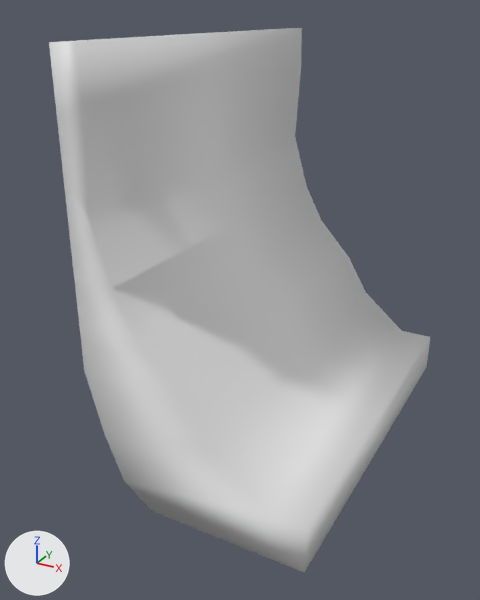
Before and after pictures for a commit that changed the FBX model Assets/Prefabs/Models/Waterfall.fbx.
Before and after are seen from a camera (50 mm lens) standing at (8.26, -15.88, 6.26) and looking at (0.17, -1.16, -1.09). The axes (+X, +Y, +Z) are drawn at lower left. The lights are the same throughout.
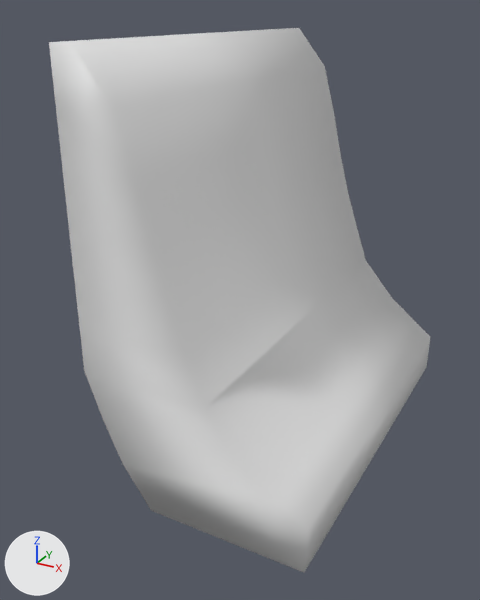
Patch to the scene script:
```diff
--- a/Assets/Prefabs/Models/Waterfall.fbx.py
+++ b/Assets/Prefabs/Models/Waterfall.fbx.py
@@ me_cube @@
 me_cube.from_pydata(...)  # 44 vertices, 42 faces; spans x -1.85..4.11, y -5.34..5.34, z -5.34..5.68
 # used by ob_cube; location = (0.0, 0.0, 0.0)
 # verts and faces of me_cube; kept vertices keep their numbers, new ones are numbered from 44
 # before: 0 (-1.15, 5.34, 5.68) at pixel (301, 27), 2 (-1.15, -5.34, 5.68) at pixel (75, 41), 8 (-1.11, 5.34, 4.55) at pixel (301, 65), 9 (-1.25, 5.34, 2.23) at pixel (295, 136), 10 (-1.11, 5.34, 1.77) at pixel (298, 150)
 # before: 11 (-0.76, 5.34, 0.59) at pixel (306, 185), 12 (-0.12, 5.34, -0.59) at pixel (321, 220), 13 (0.97, 5.34, -1.78) at pixel (349, 257), 14 (1.68, 5.34, -2.96) at pixel (365, 292), 15 (3.1, 5.34, -4.15) at pixel (401, 330)
 # before: 16 (-0.89, -5.34, -4.73) at pixel (124, 481), 17 (-1.4, -5.34, -3.48) at pixel (104, 434), 18 (-1.85, -5.34, -1.78) at pixel (84, 370), 23 (-1.85, -5.34, 4.15) at pixel (57, 119), 24 (-1.11, -5.34, 4.55) at pixel (82, 101)
 # before: 25 (-1.25, -5.34, 2.23) at pixel (88, 213), 26 (-1.11, -5.34, 1.77) at pixel (95, 234), 27 (-0.76, -5.34, 0.59) at pixel (112, 288), 28 (-0.12, -5.34, -0.59) at pixel (138, 342), 29 (0.97, -5.34, -1.78) at pixel (181, 400)
 # before: 30 (1.68, -5.34, -2.96) at pixel (209, 453), 31 (3.1, -5.34, -4.15) at pixel (265, 516), 32 (-1.85, 5.34, 4.15), 37 (-1.85, 5.34, -1.78), 38 (-1.4, 5.34, -3.48)
 # before: 39 (-0.89, 5.34, -4.73)
+# me_cube part 1
+delete_faces([(13, 14, 38, 37), (13, 29, 30, 14), (17, 18, 37, 38), (17, 30, 29, 18)])
+verts[0] = (-1.23, 5.34, 5.68)  # moved, pixel (299, 27)
+verts[2] = (-1.23, -5.34, 5.68)  # moved, pixel (72, 41)
+verts[8] = (-0.29, 5.34, 4.55)  # moved, pixel (324, 66)
+verts[24] = (-0.29, -5.34, 4.55)  # moved, pixel (115, 104)
+verts[9] = (0.12, 5.34, 3.1)  # moved, pixel (334, 113)
+verts[25] = (0.12, -5.34, 3.1)  # moved, pixel (137, 180)
+verts[10] = (0.43, 5.34, 1.77)  # moved, pixel (340, 154)
+verts[26] = (0.43, -5.34, 1.77)  # moved, pixel (153, 246)
+verts[11] = (0.76, 5.34, 0.59)  # moved, pixel (347, 190)
+verts[27] = (0.76, -5.34, 0.59)  # moved, pixel (169, 301)
+verts[12] = (1.16, 5.34, -0.59)  # moved, pixel (356, 225)
+verts[28] = (1.16, -5.34, -0.59)  # moved, pixel (187, 355)
+verts[13] = (1.6, 5.34, -1.78)  # moved, pixel (365, 260)
+verts[29] = (1.6, -5.34, -1.78)  # moved, pixel (205, 408)
+verts[14] = (2.62, 5.34, -2.96)  # moved, pixel (391, 297)
+verts[30] = (2.62, -5.34, -2.96)  # moved, pixel (246, 466)
+verts[15] = (3.51, 5.34, -3.68)  # moved, pixel (414, 321)
+verts[31] = (3.51, -5.34, -3.68)  # moved, pixel (282, 505)
+verts[16] = (-0.89, -5.34, -4.19)  # moved, pixel (122, 463)
+verts[39] = (-0.89, 5.34, -4.19)  # moved
+verts[17] = (-1.4, -5.34, -3.05)  # moved, pixel (103, 419)
+verts[38] = (-1.4, 5.34, -3.05)  # moved
+verts[23] = (-1.85, -5.34, 4.54)  # moved, pixel (55, 100)
+verts[32] = (-1.85, 5.34, 4.54)  # moved
+verts[44] = (2.11, 5.34, -2.37)  # pixel (378, 278)
+verts[45] = (-1.62, -5.34, -2.42)  # pixel (93, 395)
+verts[46] = (2.11, -5.34, -2.37)  # pixel (225, 437)
+verts[47] = (-1.62, 5.34, -2.42)
+faces += [(13, 44, 47, 37), (13, 29, 46, 44), (18, 37, 47, 45), (18, 45, 46, 29), (17, 30, 46, 45), (17, 45, 47, 38)]
+faces += [(14, 44, 46, 30), (14, 38, 47, 44)]
 me_cube.materials.append(mat_material)
```

Changed parts and their boxes [x1, y1, x2, y2] in the pictures (480 x 600 px):
part 1 of me_cube, built on: [69, 28, 430, 555] in both
